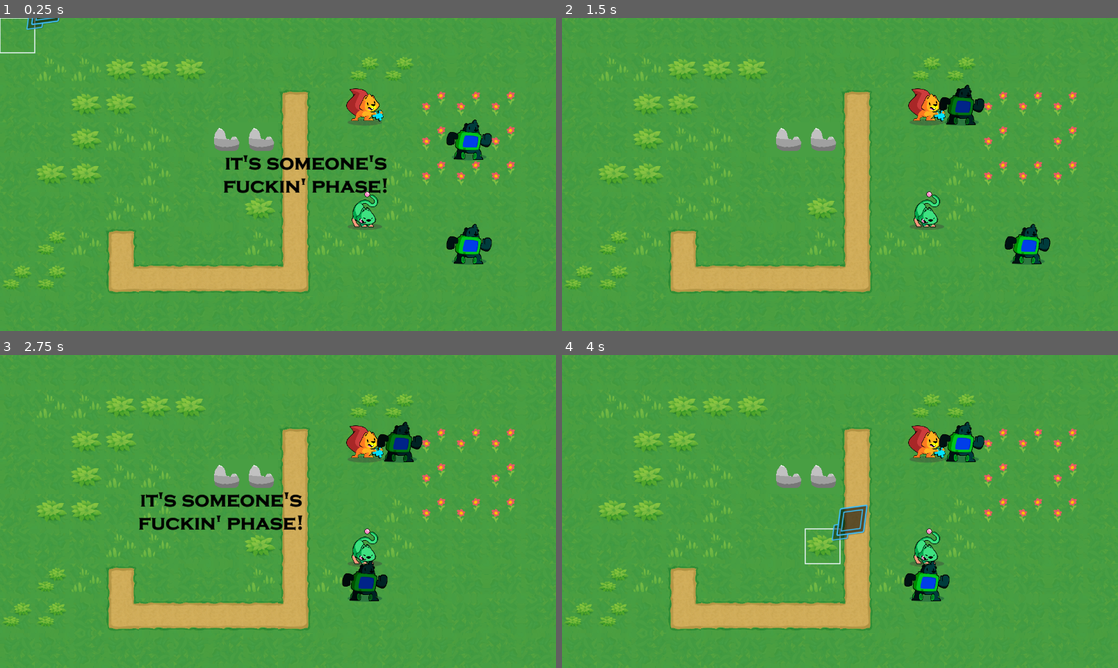
Above: before the commit, frames 1-4 (two rows, left to right).
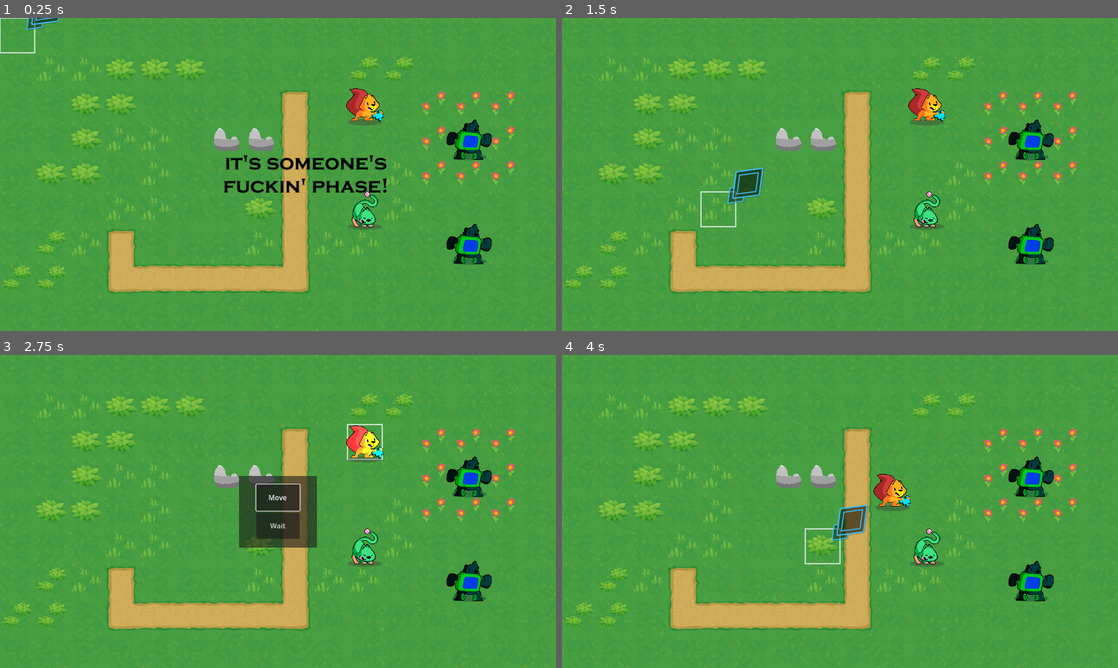
Above: after the commit, the same moments.

Repository: mojius/FarmStrategy
Game: Godot game, scene res://Main.tscn
The game is run twice, just before and just after one commit, with the same random seed, the same clock (stepped at 60 frames per second) and the same inputs.
Inputs (mouse positions are in pixels of both pictures, inside the frame that each line leads up to):
- Up to frame 1 (0.25 s): no input
- Up to frame 2 (1.5 s): tap Enter (ui_accept) at 0.5, 0.77 s; move the mouse to (962, 158) at 0.52 s; press the mouse at (962, 158) at 0.53 s; hold Right (ui_right) 0.53-1.28 s; move the mouse to (728, 190) at 1.27 s; release the mouse at (728, 190) at 1.28 s; hold Down (ui_down) from 1.28 s (still down); click (728, 190) at 1.35 s
- Up to frame 3 (2.75 s): tap Enter (ui_accept) at 1.52 s; move the mouse to (333, 442) at 2.02 s; release Down (ui_down) at 2.03 s; press the mouse at (333, 442) at 2.03 s; hold Right (ui_right) from 2.03 s (still down)
- Up to frame 4 (4 s): release Right (ui_right) at 2.75 s; release the mouse at (895, 442) at 2.75 s; click (840, 495) at 2.75 s, where only the run after the commit has a clickable "Move"; move the mouse to (812, 574) at 3.52 s; hold Up (ui_up) from 3.53 s (still down); click (812, 574) at 3.6 s; tap Enter (ui_accept) at 3.77 s

The runs differ from the first frame. In frame 1, 0.4% of the frame differs, in the area x 40-70%, y 44-56%; in frame 2, 2.4%; in frame 3, 7.0%, in the area x 25-89%, y 21-79%; in frame 4, 3.7%.

Commit message:
Moved flood fill and walkable cells to map

Diff:
--- a/Background/Map.gd
+++ b/Background/Map.gd
@@ -5,6 +5,8 @@
 # Grid resource, giving the node access to the grid size, and more.
 @export var grid: Resource = preload("res://GameBoard/Grid.gd")
 
+# This constant represents the directions in which a unit can move on the board.
+const DIRECTIONS = [Vector2.LEFT, Vector2.RIGHT, Vector2.UP, Vector2.DOWN]
 
 # Gets the movement cost of a tile on the map.
 func get_movement_cost_at_tile(cell: Vector2):
@@ -17,3 +19,62 @@
 	var data: TileData = get_cell_tile_data(0, cell)
 	if data:
 		return data.get_custom_data("Impassable") as bool
+
+# Returns an array of cells a given unit can walk using the flood fill algorithm.
+func get_walkable_cells(unit: Unit) -> Array:
+	return _flood_fill(unit.cell, unit.move_range)
+
+# Returns an array with all the coordinates of walkable cells based on the `max_distance`.
+func _flood_fill(cell: Vector2, max_distance: int) -> Array:
+	# This is the array of walkable cells the algorithm outputs.
+	var array := []
+	# The way we implemented the flood fill here is by using a stack. In that stack, we store every
+	# cell we want to apply the flood fill algorithm to.
+	var stack := [cell]
+	# We loop over cells in the stack, popping one cell on every loop iteration.
+	while not stack.is_empty():
+		var current = stack.pop_back()
+
+		# For each cell, we ensure that we can fill further.
+		#
+		# The conditions are:
+		# 1. We didn't go past the grid's limits.
+		# 2. We haven't already visited and filled this cell
+		# 3. We are within the `max_distance`, a number of cells.
+		# 4. The cell is passable. (Ben D. was here!)
+		if not grid.is_within_bounds(current):
+			continue
+		if current in array:
+			continue
+
+		# Check passability here.
+		if get_impassable_at_tile(current):
+			continue
+
+		# This is where we check for the distance between the starting `cell` and the `current` one.
+		# Unused for now.
+		# var cost = _map.get_movement_cost_at_tile(current)
+
+		var difference: Vector2 = (current - cell).abs()
+		var distance := int(difference.x + difference.y)
+		if distance > max_distance:
+			continue
+
+		# If we meet all the conditions, we "fill" the `current` cell. To be more accurate, we store
+		# it in our output `array` to later use them with the UnitPath and UnitOverlay classes.
+		array.append(current)
+		# We then look at the `current` cell's neighbors and, if they're not occupied and we haven't
+		# visited them already, we add them to the stack for the next iteration.
+		# This mechanism keeps the loop running until we found all cells the unit can walk.
+		for direction in DIRECTIONS:
+			var coordinates: Vector2 = current + direction
+			# This is an "optimization". It does the same thing as our `if current in array:` above
+			# but repeating it here with the neighbors skips some instructions.
+			#if is_occupied(coordinates):
+				#continue
+			if coordinates in array:
+				continue
+
+			# This is where we extend the stack.
+			stack.append(coordinates)
+	return array
--- a/GameBoard/GameBoard.gd
+++ b/GameBoard/GameBoard.gd
@@ -4,10 +4,6 @@
 class_name GameBoard
 extends Node2D
 
-# This constant represents the directions in which a unit can move on the board. We will reference
-# the constant later in the script.
-const DIRECTIONS = [Vector2.LEFT, Vector2.RIGHT, Vector2.UP, Vector2.DOWN]
-
 # Once again, we use our grid resource that we explicitly define in the class.
 @export var grid: Resource = preload("res://GameBoard/Grid.tres")
 
@@ -18,6 +14,8 @@
 var _units := {}
 
 @onready var _phase = preload("res://Juice/Phase.tscn")
+
+@export_enum("Player", "Ally", "Enemy") var starting_faction: String = "Player"
 
 var _active_faction : String = "Player" :
 	set(value):
@@ -71,7 +69,6 @@
 @onready var _unit_path_arrow: UnitPathArrow = $UnitPathArrow
 @onready var _map: TileMap = $Map
 @onready var _menu_manager: CanvasLayer = $MenuManager
-@export var _action_menu := preload("res://Menu/ActionMenu.tscn")
 
 # Ben D: This is a signal I'm gonna use for now to control the cursor from the gameboard.
 signal cursor_enable(enabled: bool)
@@ -80,17 +77,6 @@
 # It populates our `_units` dictionary.
 func _ready() -> void:
 	_reinitialize()
-	_active_faction = "Enemy"
-
-func _add_action_menu() -> void:
-	var menu = _action_menu.instantiate()
-	menu.setup(_try_move_unit, _exhaust)
-	_menu_manager.add_child(menu)
-	_state = GameState.DISABLED
-
-func _kill_action_menu() -> void:
-	if (_menu_manager.get_child(0)):
-		_menu_manager.get_child(0).queue_free()
 
 # Returns `true` if the cell is occupied by a unit.
 func is_occupied(cell: Vector2) -> bool:
@@ -98,87 +84,22 @@
 
 # Clears, and refills the `_units` dictionary with game objects that are on the board.
 func _reinitialize() -> void:
-	_active_faction = "Player"
+	_active_faction = starting_faction
 	_units.clear()
 
-	# In this demo, we loop over the node's children and filter them to find the units. As your game
-	# becomes more complex, you may want to use the node group feature instead to place your units
-	# anywhere in the scene tree.
+	# Loop over the nodes in the unit group.
 	for member in get_tree().get_nodes_in_group("Unit"):
-		# We can use the "as" keyword to cast the child to a given type. If the child is not of type
-		# Unit, the variable will be null.
 		var unit := member as Unit
 		if not unit:
 			continue
-		# As mentioned when introducing the units variable, we use the grid coordinates for the key
-		# and a reference to the unit for the value. This allows us to access a unit given its grid
-		# coordinates.
+
+		# Using a dictionary of grid coordinates here.
 		_units[unit.cell] = unit
 		unit.turn_exhausted.connect(_on_unit_exhausted)
 
-# Returns an array of cells a given unit can walk using the flood fill algorithm.
-func get_walkable_cells(unit: Unit) -> Array:
-	return _flood_fill(unit.cell, unit.move_range)
-
-# Returns an array with all the coordinates of walkable cells based on the `max_distance`.
-func _flood_fill(cell: Vector2, max_distance: int) -> Array:
-	# This is the array of walkable cells the algorithm outputs.
-	var array := []
-	# The way we implemented the flood fill here is by using a stack. In that stack, we store every
-	# cell we want to apply the flood fill algorithm to.
-	var stack := [cell]
-	# We loop over cells in the stack, popping one cell on every loop iteration.
-	while not stack.is_empty():
-		var current = stack.pop_back()
-
-		# For each cell, we ensure that we can fill further.
-		#
-		# The conditions are:
-		# 1. We didn't go past the grid's limits.
-		# 2. We haven't already visited and filled this cell
-		# 3. We are within the `max_distance`, a number of cells.
-		# 4. The cell is passable. (Ben D. was here!)
-		if not grid.is_within_bounds(current):
-			continue
-		if current in array:
-			continue
-
-		# Check passability here.
-		if _map.get_impassable_at_tile(current):
-			continue
-
-		# This is where we check for the distance between the starting `cell` and the `current` one.
-		# Unused for now.
-		# var cost = _map.get_movement_cost_at_tile(current)
-
-		var difference: Vector2 = (current - cell).abs()
-		var distance := int(difference.x + difference.y)
-		if distance > max_distance:
-			continue
-
-		# If we meet all the conditions, we "fill" the `current` cell. To be more accurate, we store
-		# it in our output `array` to later use them with the UnitPath and UnitOverlay classes.
-		array.append(current)
-		# We then look at the `current` cell's neighbors and, if they're not occupied and we haven't
-		# visited them already, we add them to the stack for the next iteration.
-		# This mechanism keeps the loop running until we found all cells the unit can walk.
-		for direction in DIRECTIONS:
-			var coordinates: Vector2 = current + direction
-			# This is an "optimization". It does the same thing as our `if current in array:` above
-			# but repeating it here with the neighbors skips some instructions.
-			#if is_occupied(coordinates):
-				#continue
-			if coordinates in array:
-				continue
-
-			# This is where we extend the stack.
-			stack.append(coordinates)
-	return array
+
 
 # Selects the unit in the `cell` if there's one there.
-# Sets it as the `_active_unit` and draws its walkable cells and interactive move path.
-# The board reacts to the signals emitted by the cursor. And it does so by calling functions that
-# select and move a unit.
 func _select_unit(cell: Vector2) -> void:
 	# Here's some optional defensive code: we return early from the function if the unit's not
 	# registered in the `cell`.
@@ -190,20 +111,16 @@
 
 	if not _units[cell].is_in_group("Player"):
 		return
-	# When selecting a unit, we turn on the overlay and path drawing. We could use signals on the
-	# unit itself to do so, but that would split the logic between several files without a big
-	# maintenance benefit and we'd need to pass extra data to the unit.
-	# I decided to group everything in the GameBoard class because it keeps all the selection logic
-	# in one place. I find it easy to keep track of what the class does this way.
+	# See the notes in previous commits for more info.
 	_active_unit = _units[cell]
 	_active_unit.is_selected = true
 
 	_state = GameState.DISABLED
-	_add_action_menu()
+	_menu_manager.add_action_menu(_try_move_unit, _exhaust)
 
 func _try_move_unit() -> void:
 	_state = GameState.TRY_MOVE
-	_walkable_cells = get_walkable_cells(_active_unit)
+	_walkable_cells = _map.get_walkable_cells(_active_unit)
 	_unit_overlay.draw(_walkable_cells)
 	_unit_path_arrow.initialize(_walkable_cells)
 
@@ -273,7 +190,7 @@
 		_deselect_active_unit()
 		_clear_active_unit()
 		_state = GameState.FREE
-		_kill_action_menu()
+		_menu_manager.kill_action_menu()
 
 # Sets the active unit to exhausted and disables it. Probably something we can get rid of later.
 func _exhaust() -> void:
@@ -321,7 +238,7 @@
 		var closest_cell: Vector2 = Vector2(999,999)
 
 		# First get the walkable points, then init a path.
-		_walkable_cells = get_walkable_cells(unit)
+		_walkable_cells = _map.get_walkable_cells(unit)
 		var pathfinder = PathFinder.new(grid, _walkable_cells)
 		var path := PackedVector2Array()
 		path.resize(9999)
@@ -342,10 +259,21 @@
 		# Shorten the path so you don't go right ONTO your target.
 		# Later we scale this by the attack range of the enemy.
 		path.remove_at(path.size() - 1)
+
+		var target_cell: Vector2 = path[path.size() - 1]
+
+		# If we can't immediately attack an enemy in range or we're right next to them,
+		if path.is_empty() or path.size() == 9999 or path.size() <= 1:
+				_cancel()
+				continue
+
+		if is_occupied(target_cell) or not target_cell in _walkable_cells:
+				_cancel()
+				continue
+
 		_active_path = path
-
 		# Move the enemy to the last element in the path.
-		_move_active_unit(path[path.size() - 1])
+		_move_active_unit(target_cell)
 		await _active_unit.walk_finished
 
 	_active_faction = target_faction
--- a/Main.tscn
+++ b/Main.tscn
@@ -1,11 +1,13 @@
-[gd_scene load_steps=11 format=3 uid="uid://yp3tn4o3ikwt"]
+[gd_scene load_steps=13 format=3 uid="uid://yp3tn4o3ikwt"]
 
 [ext_resource type="PackedScene" uid="uid://de53ukdqyusan" path="res://Background/Map.tscn" id="1_khjdm"]
 [ext_resource type="Script" path="res://GameBoard/GameBoard.gd" id="2_hx4vu"]
+[ext_resource type="Script" path="res://Menu/MenuManager.gd" id="2_li06t"]
 [ext_resource type="PackedScene" uid="uid://8rtjsul3c7ym" path="res://Units/Unit.tscn" id="2_n3f5l"]
 [ext_resource type="Script" path="res://Background/Map.gd" id="3_qyirp"]
 [ext_resource type="PackedScene" uid="uid://cefp73bur6v0t" path="res://UnitOverlay/UnitOverlay.tscn" id="4_sf86o"]
 [ext_resource type="PackedScene" uid="uid://bmuue0dlmkw5u" path="res://GameBoard/Cursor/Cursor.tscn" id="4_xbrol"]
+[ext_resource type="Resource" uid="uid://btvgw2xegan2a" path="res://GameBoard/Grid.tres" id="5_jx4tg"]
 [ext_resource type="PackedScene" uid="uid://bxbdtgea1xr7" path="res://GameBoard/UnitPath.tscn" id="6_xwtul"]
 [ext_resource type="Texture2D" uid="uid://ck05qwlp8ti8h" path="res://Units/squirrel.png" id="8_bib8g"]
 [ext_resource type="Texture2D" uid="uid://b8ihnph4238fy" path="res://Units/bear.png" id="8_r13vx"]
@@ -18,10 +20,12 @@
 script = ExtResource("2_hx4vu")
 
 [node name="MenuManager" type="CanvasLayer" parent="GameBoard"]
+script = ExtResource("2_li06t")
 
 [node name="Map" parent="GameBoard" instance=ExtResource("1_khjdm")]
 layer_0/tile_data = PackedInt32Array(65535, 0, 0, 131071, 0, 0, 196607, 0, 0, 262143, 0, 0, 327679, 0, 0, 393215, 0, 0, …(2538 unchanged characters)…
 script = ExtResource("3_qyirp")
+grid = ExtResource("5_jx4tg")
 
 [node name="Cursor" parent="GameBoard" instance=ExtResource("4_xbrol")]
 
--- /dev/null
+++ b/Menu/MenuManager.gd
@@ -0,0 +1,11 @@
+class_name MenuManager extends CanvasLayer
+@export var _action_menu := preload("res://Menu/ActionMenu.tscn")
+
+func add_action_menu(attack: Callable, wait: Callable) -> void:
+	var menu = _action_menu.instantiate()
+	menu.setup(attack, wait)
+	add_child(menu)
+
+func kill_action_menu() -> void:
+	if (get_child(0)):
+		get_child(0).queue_free()
